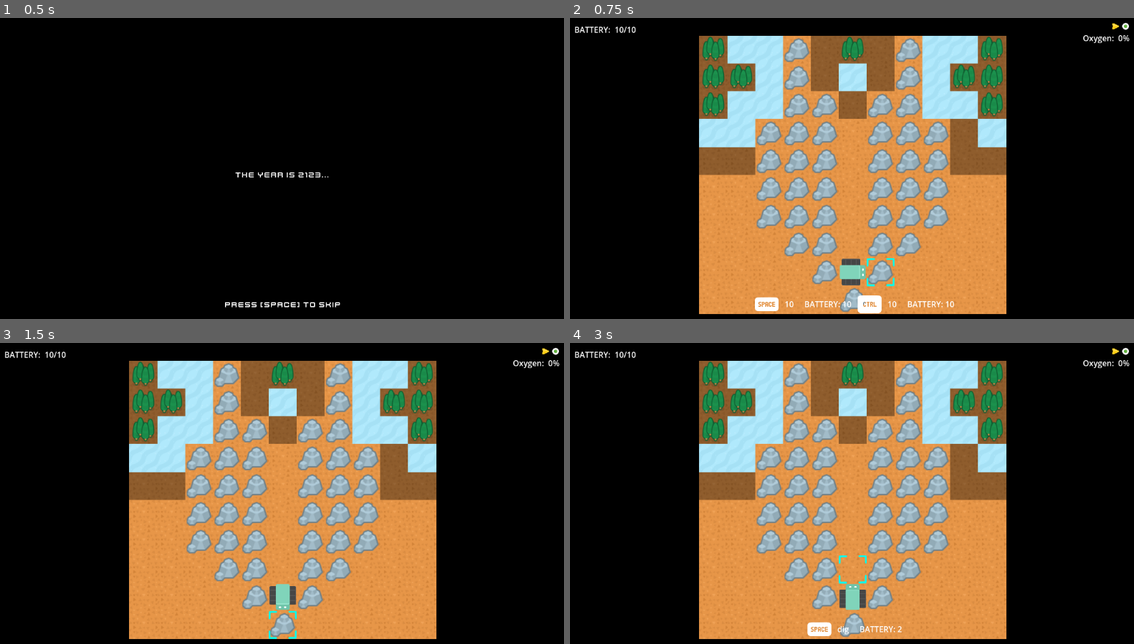
Above: before the commit, frames 1-4 (two rows, left to right).
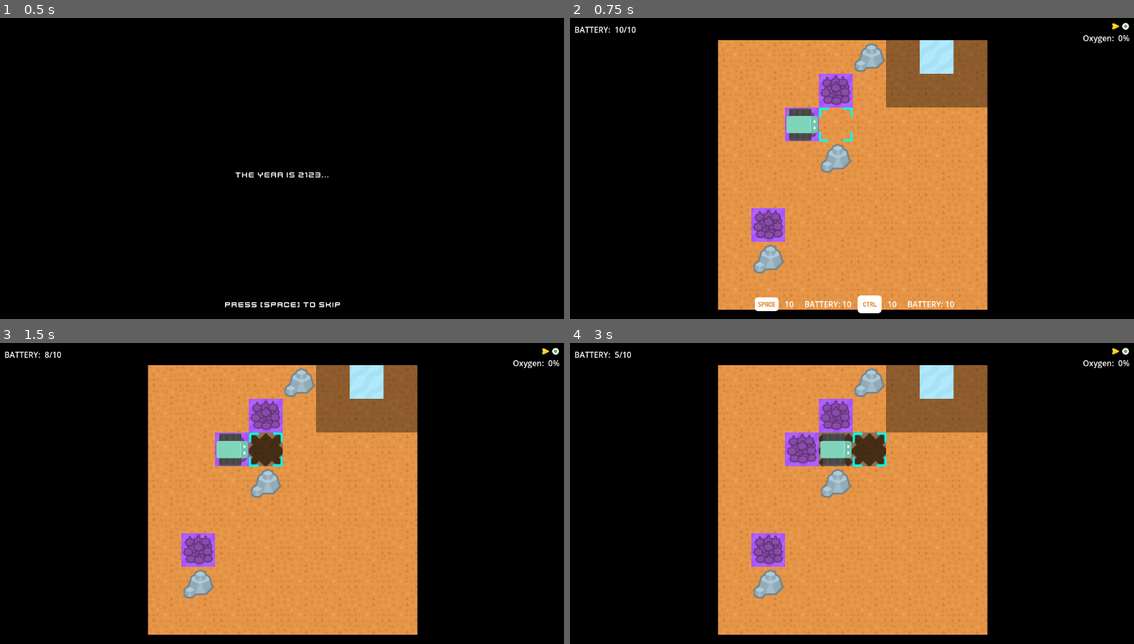
Above: after the commit, the same moments.

Repository: bardunbar/galway-game-jam-23
Game: Godot game, scene res://screens/main_menu/intro.tscn
The game is run twice, just before and just after one commit, with the same random seed, the same clock (stepped at 60 frames per second) and the same inputs.
Inputs (mouse positions are in pixels of both pictures, inside the frame that each line leads up to):
- Up to frame 1 (0.5 s): no input
- Up to frame 2 (0.75 s): tap Space (Action_1) at 0.5, 0.6 s; move the mouse to (976, 159) at 0.52 s; hold Right (move_right) from 0.53 s (still down); click (976, 159) at 0.67 s
- Up to frame 3 (1.5 s): tap Space (Action_1) at 1.25 s; move the mouse to (141, 376) at 1.27 s; release Right (move_right) at 1.28 s; hold Down (move_down) from 1.28 s (still down); tap Ctrl (Action_2) at 1.35 s; click (141, 376) at 1.42 s
- Up to frame 4 (3 s): tap Enter at 2 s; move the mouse to (739, 376) at 2.02 s; release Down (move_down) at 2.03 s; press the mouse at (739, 376) at 2.03 s; hold Right (move_right) 2.03-2.78 s; tap Space (Action_1) at 2.75, 2.85 s; move the mouse to (767, 376) at 2.77 s; release the mouse at (767, 376) at 2.78 s; hold Up (move_up) from 2.78 s (still down); click (767, 376) at 2.92 s

Frame 1 is identical in both runs. In frame 2, 30% of the frame differs, in the area x 22-78%, y 5-99%; in frame 3, 30%; in frame 4, 31%, in the area x 8-78%, y 2-99%.

Commit message:
Fixes toxins breaking.

Diff:
--- a/project/screens/game/globals/tile_globals.gd
+++ b/project/screens/game/globals/tile_globals.gd
@@ -45,7 +45,7 @@
 }
 
 var levels = [
-	"Tutorial",
+	"Tutoria l",
 	"WalledInByTrees",
 	"FirstDig",
 	"FirstToxins",
--- a/project/screens/game/grid/tile.gd
+++ b/project/screens/game/grid/tile.gd
@@ -59,12 +59,11 @@
 func set_tile_type(tile_type : TileGlobals.TILE_TYPE):
 	current_state = tile_type
 	assert(tile_textures.has(tile_type), "No texture present for tile type %s" % tile_type)
+
 	if tile_type == TileGlobals.TILE_TYPE.TOXIC:
-		var diagonal_tiles: Array[Tile] = _get_diagonal_tiles()
-		for tile in diagonal_tiles:
-			if tile:
-				tile.pending_actions.append(TileGlobals.TILE_ACTION.TOXIC)
-	elif tile_textures.has(tile_type):
+		do_toxic_action(true)
+
+	if tile_textures.has(tile_type):
 		current_texture_component.texture = tile_textures[tile_type]
 	else:
 		current_texture_component.texture = null
@@ -147,7 +146,14 @@
 			tile.do_irrigate_action()
 
 func do_toxic_action(spread: bool = true):
-	set_tile_type(TileGlobals.TILE_TYPE.TOXIC)
+	current_state = TileGlobals.TILE_TYPE.TOXIC
+	current_texture_component.texture = tile_textures[TileGlobals.TILE_TYPE.TOXIC]
+
+	if spread:
+		var diagonal_tiles: Array[Tile] = _get_diagonal_tiles()
+		for tile in diagonal_tiles:
+			if tile:
+				tile.pending_actions.append(TileGlobals.TILE_ACTION.TOXIC)
 
 func do_irrigate_action():
 	if current_state != TileGlobals.TILE_TYPE.GROUND:
